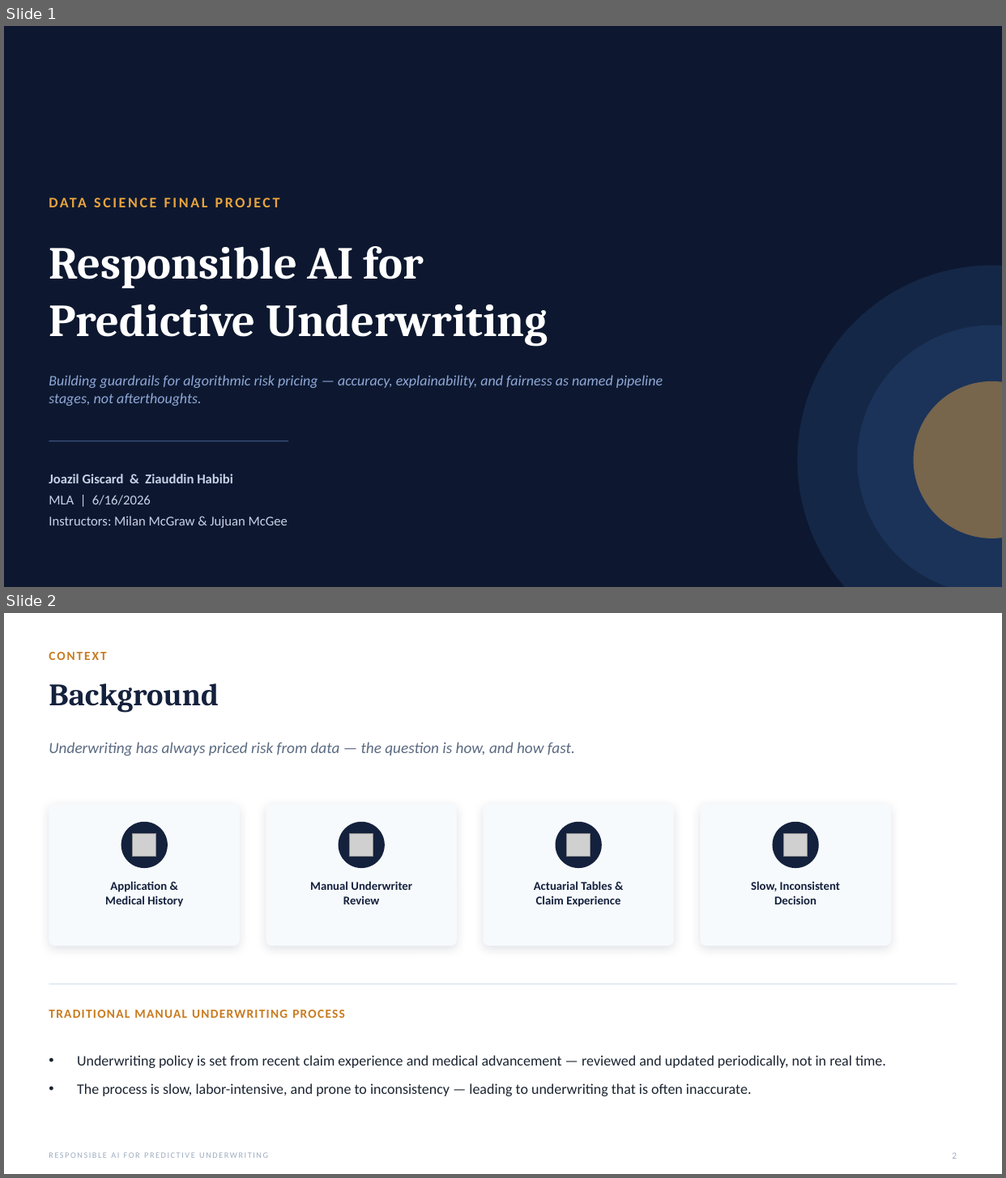
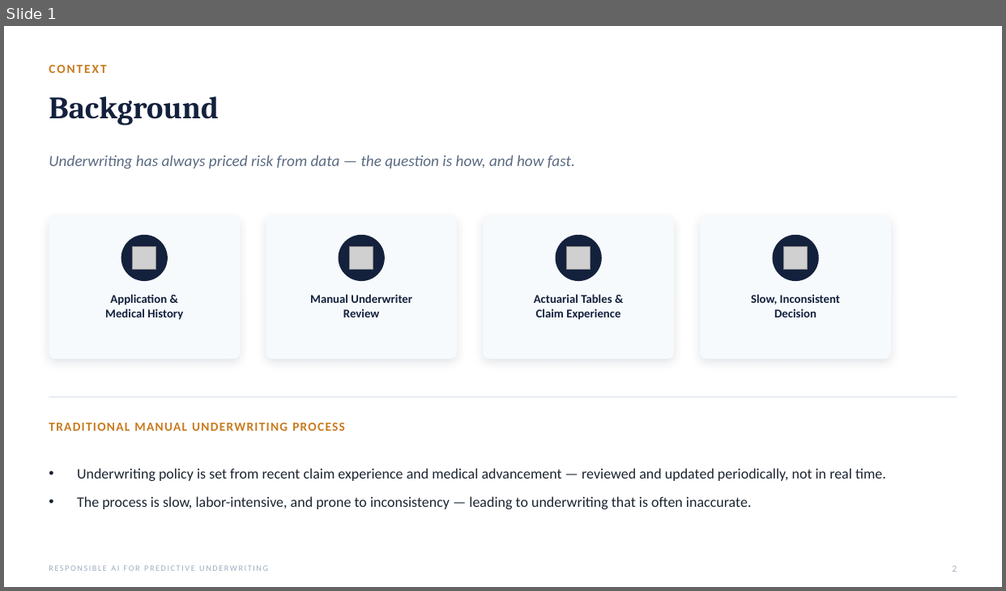
Before and after one commit to gjoazil/ai-responsible-underwriting-fairness, a slide deck: docs/Responsible_AI_Predictive_Underwriting.pptx. Shown one above the other, each under a label of ours: slides 1 and 2 before the commit, slide 1 after it. The pictures are 1006x1178 and 1006x591 pixels, drawn with LibreOffice and Linux fonts; fonts in the diff are those of the drawing; grey boxes stand for pictures; background and template pictures are left out. Boxes give left, top, right and bottom in pixels: in the first picture for what was removed or moved away, otherwise in the second. Text is boxed around its words. In the diff, an @@ line names an element or a change of style, - is before the commit and + after.

```diff
--- a/docs/Responsible_AI_Predictive_Underwriting.pptx
+++ b/docs/Responsible_AI_Predictive_Underwriting.pptx
@@ slide 1 removed at bbox=[4, 26, 1002, 587], background #0D1830 @@
@@ text removed at bbox=[49, 187, 722, 217] @@
-DATA SCIENCE FINAL PROJECT
@@ text removed at bbox=[49, 246, 548, 346] @@
-Responsible AI for
-Predictive Underwriting
@@ ellipse removed at bbox=[798, 266, 1002, 587] @@
@@ ellipse removed at bbox=[858, 326, 1002, 587] @@
@@ text removed at bbox=[49, 375, 663, 406] @@
-Building guardrails for algorithmic risk pricing — accuracy, explainability, and fairness as named pipeline stages, not afterthoughts.
@@ ellipse removed at bbox=[914, 382, 1002, 539] @@
@@ line removed from (49, 442) to (288, 442) @@
@@ text removed at bbox=[49, 474, 288, 528] @@
-Joazil Giscard & Ziauddin Habibi
-MLA | 6/16/2026
-Instructors: Milan McGraw & Jujuan McGee
@@ what was slide 2 is now slide 1 @@
```
Also in this commit, not shown: 2 slides changed.
